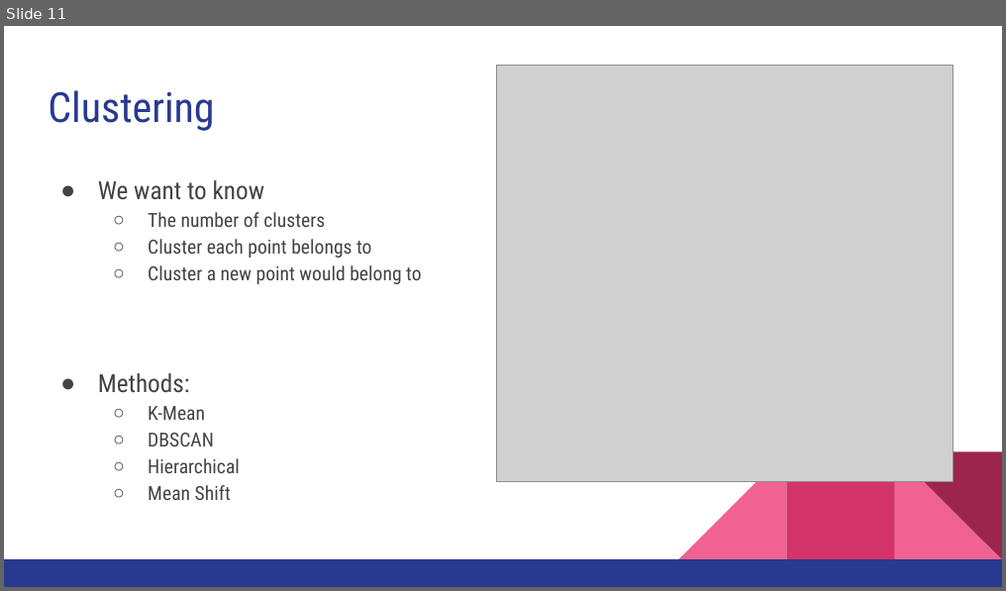
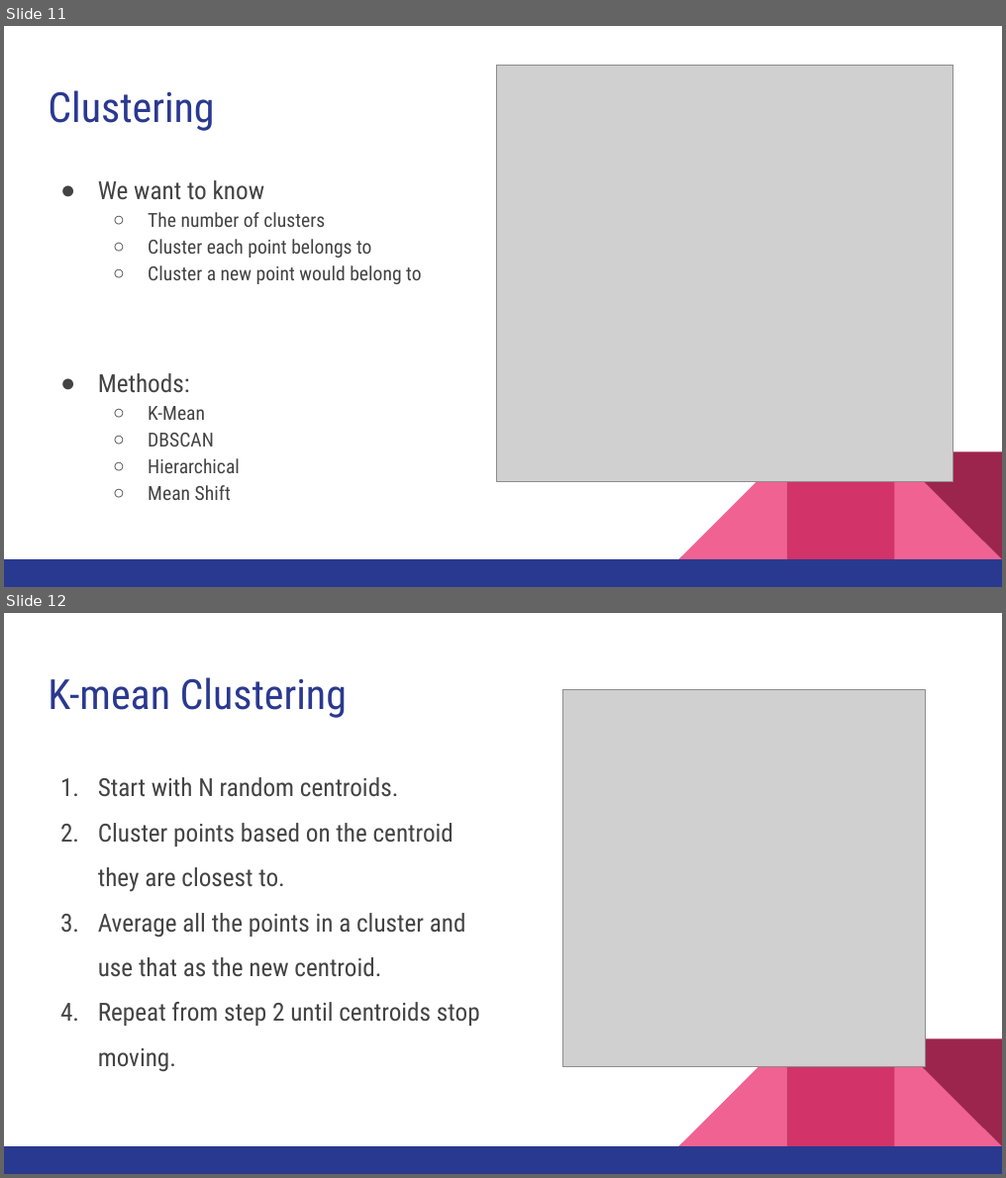
Before and after one commit to pmlg/ResBaz19_Perth, a slide deck: presentations/Introduction to Machine Learning.pptx. Shown one above the other, each under a label of ours: slide 11 before the commit, slides 11 and 12 after it. The pictures are 1006x591 and 1006x1178 pixels, drawn with LibreOffice and Linux fonts; fonts in the diff are those of the drawing; grey boxes stand for pictures. Boxes give left, top, right and bottom in pixels: in the first picture for what was removed or moved away, otherwise in the second. Text is boxed around its words. In the diff, an @@ line names an element or a change of style, - is before the commit and + after.

```diff
--- a/presentations/Introduction to Machine Learning.pptx
+++ b/presentations/Introduction to Machine Learning.pptx
@@ slide 12 added at (4, 613, 1002, 1174), background #FFFFFF; not listed: 5 template elements that a slide beside it also shows @@
@@ title added at (48, 677, 347, 718), 30 pt, text #2A3990 @@
+K-mean Clustering
@@ picture added at (562, 690, 926, 1066) @@
@@ text added at (98, 777, 480, 1072), 18 pt, text #434343 @@
+1. Start with N random centroids.
+2. Cluster points based on the centroid they are closest to.
+3. Average all the points in a cluster and use that as the new centroid.
+4. Repeat from step 2 until centroids stop moving.
```
Also in this commit, not shown: 1 slide changed, 2 other slides added.
